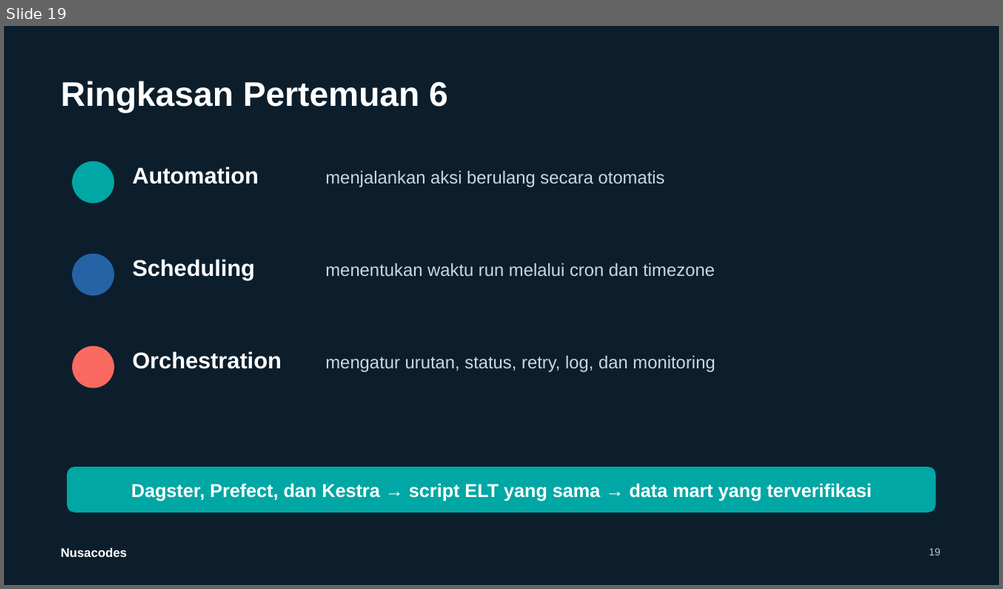
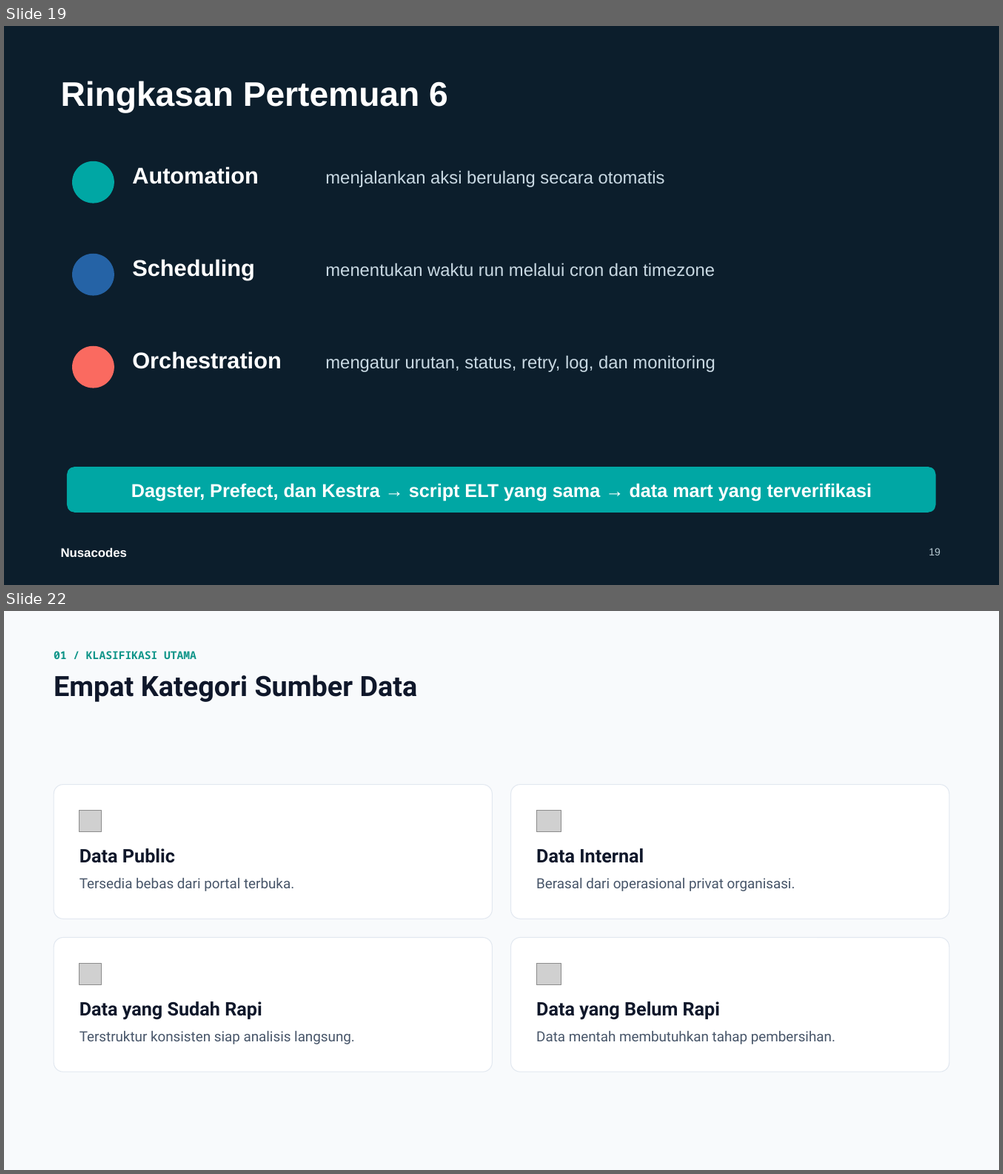
Before and after one commit to raffiainuls/bootcamp_beginner_de, a slide deck: pertemuan-6/slides/Pertemuan-6-Automation-Scheduling-dan-Orchestration.pptx. Shown one above the other, each under a label of ours: slide 19 before the commit, slides 19 and 22 after it; the slides between them are not shown. The pictures are 1003x589 and 1003x1174 pixels, drawn with LibreOffice and Linux fonts; fonts in the diff are those of the drawing; grey boxes stand for pictures. Boxes give left, top, right and bottom in pixels: in the first picture for what was removed or moved away, otherwise in the second. Text is boxed around its words. In the diff, an @@ line names an element or a change of style, - is before the commit and + after.

```diff
--- a/pertemuan-6/slides/Pertemuan-6-Automation-Scheduling-dan-Orchestration.pptx
+++ b/pertemuan-6/slides/Pertemuan-6-Automation-Scheduling-dan-Orchestration.pptx
@@ slide 22 added at (4,611,999,1170), background #F8FAFC @@
@@ text added at (54,651,196,659), 10.5 pt, text #0D9488, bold @@
+01 / KLASIFIKASI UTAMA
@@ text added at (54,675,418,702), 27 pt, text #0F172A, bold @@
+Empat Kategori Sumber Data
@@ rounded rectangle added at (54,785,492,919), fill #FFFFFF, outline #E2E8F0 0.75 pt @@
@@ rounded rectangle added at (511,785,949,919), fill #FFFFFF, outline #E2E8F0 0.75 pt @@
@@ picture added at (79,810,101,832) @@
@@ picture added at (537,810,561,832) @@
@@ text added at (79,849,175,863), 18 pt, text #0F172A, bold @@
+Data Public
@@ text added at (536,849,643,863), 18 pt, text #0F172A, bold @@
+Data Internal
@@ text added at (79,878,294,891), 13.5 pt, text #475569 @@
+Tersedia bebas dari portal terbuka.
@@ text added at (536,878,795,891), 13.5 pt, text #475569 @@
+Berasal dari operasional privat organisasi.
@@ rounded rectangle added at (54,938,492,1072), fill #FFFFFF, outline #E2E8F0 0.75 pt @@
@@ rounded rectangle added at (511,938,949,1072), fill #FFFFFF, outline #E2E8F0 0.75 pt @@
@@ picture added at (79,963,101,985) @@
@@ picture added at (537,963,561,985) @@
@@ text added at (79,1002,262,1020), 18 pt, text #0F172A, bold @@
+Data yang Sudah Rapi
@@ text added at (536,1002,720,1020), 18 pt, text #0F172A, bold @@
+Data yang Belum Rapi
@@ text added at (79,1031,355,1045), 13.5 pt, text #475569 @@
+Terstruktur konsisten siap analisis langsung.
@@ text added at (536,1031,835,1045), 13.5 pt, text #475569 @@
+Data mentah membutuhkan tahap pembersihan.
```
Also in this commit, not shown: 1 slide changed, 5 other slides added.
